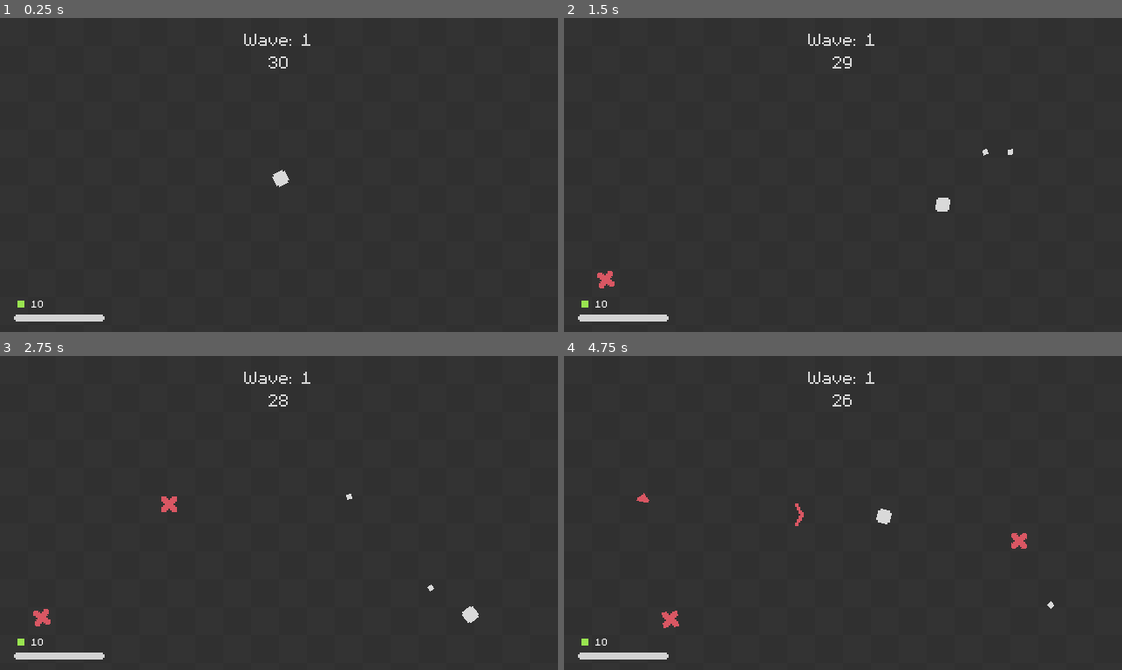
Above: before the commit, frames 1-4 (two rows, left to right).
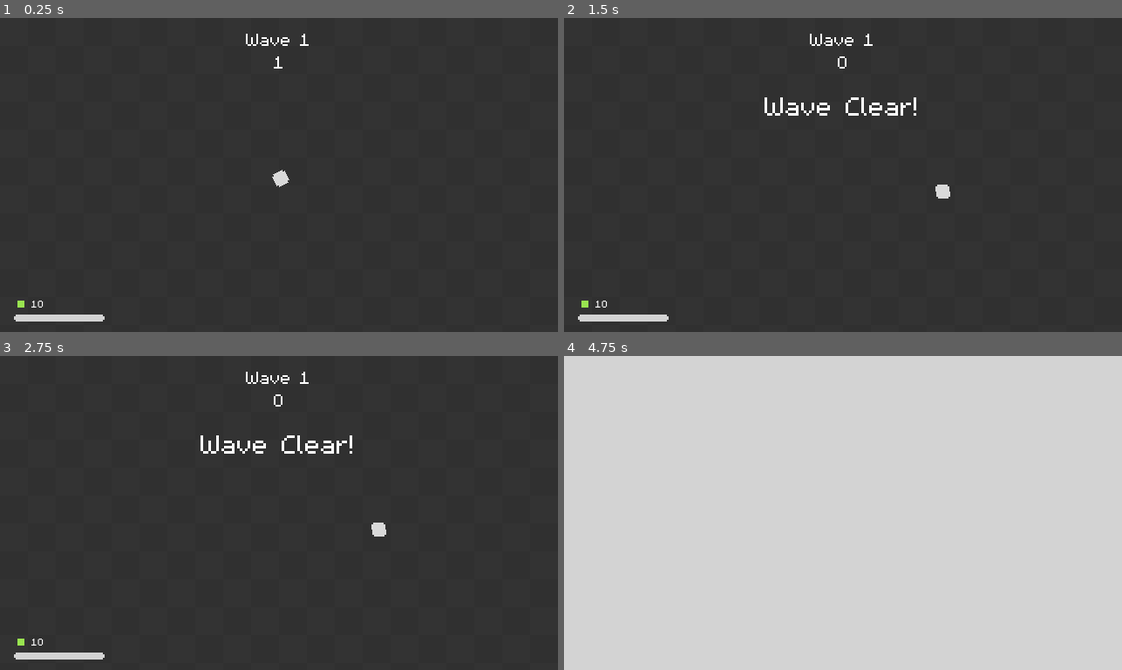
Above: after the commit, the same moments.

Repository: rchiedev/Quadratum
Game: Godot game, scene res://game/game.tscn
Two runs of this game, one before a commit and one after it. Both use one fixed random seed, a clock stepped at 60 frames per second and the inputs below.
Inputs (mouse positions are in pixels of both pictures, inside the frame that each line leads up to):
- Up to frame 1 (0.25 s): no input
- Up to frame 2 (1.5 s): tap Enter at 0.5 s; move the mouse to (965, 159) at 0.52 s; press the mouse at (965, 159) at 0.53 s; hold Right (ui_right) 0.53-1.28 s; move the mouse to (731, 190) at 1.27 s; release the mouse at (731, 190) at 1.28 s; hold Down (ui_down) from 1.28 s (still down); click (731, 190) at 1.35 s
- Up to frame 3 (2.75 s): move the mouse to (334, 443) at 2.02 s; release Down (ui_down) at 2.03 s; press the mouse at (334, 443) at 2.03 s; hold Right (ui_right) from 2.03 s (still down)
- Up to frame 4 (4.75 s): move the mouse to (815, 575) at 2.77 s; release Right (ui_right) at 2.78 s; release the mouse at (815, 575) at 2.78 s; hold Up (ui_up) 2.78-3.53 s; click (815, 575) at 2.85 s; move the mouse to (1010, 560) at 3.52 s; press the mouse at (1010, 560) at 3.53 s; hold Left (ui_left) from 3.53 s (still down); move the mouse to (675, 465) at 4.27 s; release the mouse at (675, 465) at 4.28 s; click (675, 465) at 4.35 s

The runs differ from the first frame. In frame 1, 0.3% of the frame differs, in the area x 43-56%, y 5-17%; in frame 2, 1.1%; in frame 3, 1.2%; in frame 4, 99%, in the area x 0-100%, y 0-100%.

Commit message:
Day 6.1
Added more upgrades, fixing upgrade systems, change enemy balancing

Diff:
--- a/autoloads/game_manager.gd
+++ b/autoloads/game_manager.gd
@@ -3,6 +3,7 @@
 @export var silver_upgrades : Array[Upgrade]
 @export var gold_upgrades : Array[Upgrade]
 @export var prismatic_upgrades : Array[Upgrade]
+@export var enemy_list : Array[PackedScene]
 
 var wave : int = 1
 var gems : int = 10
@@ -16,9 +17,13 @@
 	gems = 10
 	upgrades = {}
 
+func get_enemy():
+	var max_index = clamp(wave - 1, 0, enemy_list.size())
+	var random_index = randi_range(0, max_index)
+	return enemy_list[random_index]
+
 func get_upgrade():
 	var x = randi_range(1, 100)
-	print("chance: ", x)
 
 	var silver_chance = 90
 	var gold_chance = 100
@@ -39,6 +44,9 @@
 		silver_chance = 30
 		gold_chance = 90
 
+	#silver_chance = 33
+	#gold_chance = 33
+
 	if x <= silver_chance:
 		return silver_upgrades.pick_random()
 	elif x <= gold_chance:
--- a/autoloads/game_manager.tscn
+++ b/autoloads/game_manager.tscn
@@ -1,12 +1,26 @@
-[gd_scene load_steps=5 format=3 uid="uid://c3y1midygak58"]
+[gd_scene load_steps=18 format=3 uid="uid://c3y1midygak58"]
 
 [ext_resource type="Script" path="res://autoloads/game_manager.gd" id="1_lt5wu"]
 [ext_resource type="Resource" uid="uid://ckcxutapenn52" path="res://upgrades/rune_of_cycle1.tres" id="2_l7bc8"]
+[ext_resource type="Resource" uid="uid://c1y7sav3knq2w" path="res://upgrades/rune_of_haste1.tres" id="3_kdq3c"]
 [ext_resource type="Resource" uid="uid://caequ15rbctdp" path="res://upgrades/rune_of_cycle2.tres" id="3_xh1n7"]
+[ext_resource type="Resource" uid="uid://kee7syw7vqys" path="res://upgrades/rune_of_might1.tres" id="4_fsqra"]
 [ext_resource type="Resource" uid="uid://cmqrjo5l27tme" path="res://upgrades/rune_of_cycle3.tres" id="4_xw70r"]
+[ext_resource type="Resource" uid="uid://dw07lb2e38sb5" path="res://upgrades/rune_of_haste2.tres" id="5_1t0xg"]
+[ext_resource type="Resource" uid="uid://bl2pb8128rmm8" path="res://upgrades/rune_of_gunpower1.tres" id="5_uplex"]
+[ext_resource type="Resource" uid="uid://del6d7ppsa54x" path="res://upgrades/rune_of_might2.tres" id="7_kjafy"]
+[ext_resource type="Resource" uid="uid://dn01dloigcv0t" path="res://upgrades/rune_of_haste3.tres" id="7_rehhx"]
+[ext_resource type="Resource" uid="uid://c8xt5efcjeedj" path="res://upgrades/rune_of_gunpower2.tres" id="9_px5j3"]
+[ext_resource type="Resource" uid="uid://cy0pqih86cvfg" path="res://upgrades/rune_of_might3.tres" id="10_btm2v"]
+[ext_resource type="Resource" uid="uid://6ras8tp57lu1" path="res://upgrades/rune_of_gunpower3.tres" id="13_4ksor"]
+[ext_resource type="PackedScene" uid="uid://bs0djvvyb3b0e" path="res://units/enemies/1/1.tscn" id="14_4pudk"]
+[ext_resource type="PackedScene" uid="uid://cai7u1ypb8wif" path="res://units/enemies/2/2.tscn" id="15_t430s"]
+[ext_resource type="PackedScene" uid="uid://dj6kk0ubp2ccp" path="res://units/enemies/3/3.tscn" id="16_1vmv8"]
+[ext_resource type="PackedScene" uid="uid://qyqu0rqi1tlq" path="res://units/enemies/4/4.tscn" id="17_empc0"]
 
 [node name="GameManager" type="Node"]
 script = ExtResource("1_lt5wu")
-silver_upgrades = Array[Resource("res://upgrades/upgrade.gd")]([ExtResource("2_l7bc8")])
-gold_upgrades = Array[Resource("res://upgrades/upgrade.gd")]([ExtResource("3_xh1n7")])
-prismatic_upgrades = Array[Resource("res://upgrades/upgrade.gd")]([ExtResource("4_xw70r")])
+silver_upgrades = Array[Resource("res://upgrades/upgrade.gd")]([ExtResource("2_l7bc8"), ExtResource("3_kdq3c"), ExtResource("4_fsqra"), ExtResource("5_uplex")])
+gold_upgrades = Array[Resource("res://upgrades/upgrade.gd")]([ExtResource("3_xh1n7"), ExtResource("5_1t0xg"), ExtResource("7_kjafy"), ExtResource("9_px5j3")])
+prismatic_upgrades = Array[Resource("res://upgrades/upgrade.gd")]([ExtResource("4_xw70r"), ExtResource("7_rehhx"), ExtResource("10_btm2v"), ExtResource("13_4ksor")])
+enemy_list = Array[PackedScene]([ExtResource("14_4pudk"), ExtResource("15_t430s"), ExtResource("16_1vmv8"), ExtResource("17_empc0")])
--- /dev/null
+++ b/game/WaveClear.gd
@@ -0,0 +1,10 @@
+extends Label
+
+
+# Called when the node enters the scene tree for the first time.
+func _ready():
+	self.visible = false
+	SignalBus.on_wave_clear.connect(on_wave_clear)
+
+func on_wave_clear():
+	self.visible = true
--- a/game/buy_upgrade_menu.gd
+++ b/game/buy_upgrade_menu.gd
@@ -35,15 +35,12 @@
 	GameManager.gems -= refresh_cost
 
 	refresh_cost += 1
-	set_refresh_label()
 
 	if GameManager.gems - refresh_cost < 0:
 		disable_refresh()
 
-	set_gems_counter()
+	SignalBus.on_gem_spent.emit()
 	set_upgrade_cards()
-
-	print("Refreshing Shop")
 
 func set_refresh_label():
 	refresh_cost_label.text = str(refresh_cost)
--- a/game/enemy_container.gd
+++ b/game/enemy_container.gd
@@ -2,8 +2,6 @@
 
 @onready var enemy_timer = %EnemyTimer
 @onready var wave_timer = %WaveTimer
-
-@export var enemy_list : Array[PackedScene]
 
 const MARKER_SCENE = preload("res://units/marker/marker.tscn")
 
@@ -26,7 +24,7 @@
 
 	var marker = MARKER_SCENE.instantiate()
 	marker.global_position = Vector2(global_position_x, global_position_y)
-	marker.enemy_scene = enemy_list.pick_random()
+	marker.enemy_scene = GameManager.get_enemy()
 	add_child(marker)
 
 func _on_wave_timer_timeout():
--- a/game/game.tscn
+++ b/game/game.tscn
@@ -1,21 +1,18 @@
-[gd_scene load_steps=25 format=3 uid="uid://dm0773o2fnw35"]
+[gd_scene load_steps=23 format=3 uid="uid://dm0773o2fnw35"]
 
 [ext_resource type="Texture2D" uid="uid://bridvg52jj1ml" path="res://assets/Background.png" id="1_d3s83"]
 [ext_resource type="Script" path="res://game/enemy_container.gd" id="2_o2ba0"]
-[ext_resource type="PackedScene" uid="uid://bs0djvvyb3b0e" path="res://units/enemies/1/1.tscn" id="3_423yo"]
 [ext_resource type="Script" path="res://game/ProjectileContainer.gd" id="3_y65bk"]
-[ext_resource type="PackedScene" uid="uid://cai7u1ypb8wif" path="res://units/enemies/2/2.tscn" id="4_6y017"]
 [ext_resource type="PackedScene" uid="uid://ccnfhy1pju2vo" path="res://units/player/player.tscn" id="4_h8ajc"]
 [ext_resource type="Script" path="res://game/drop_container.gd" id="4_qprfs"]
 [ext_resource type="FontFile" uid="uid://dhl7e2l35ot2l" path="res://assets/m5x7.ttf" id="5_rhqd1"]
-[ext_resource type="PackedScene" uid="uid://dj6kk0ubp2ccp" path="res://units/enemies/3/3.tscn" id="6_u5e2j"]
 [ext_resource type="Texture2D" uid="uid://c273gqtikvto5" path="res://assets/HealthBar.png" id="7_bumym"]
-[ext_resource type="PackedScene" uid="uid://qyqu0rqi1tlq" path="res://units/enemies/4/4.tscn" id="7_co4u6"]
 [ext_resource type="Script" path="res://game/wave_counter.gd" id="8_cw3vb"]
 [ext_resource type="Script" path="res://game/wave_timer.gd" id="8_dhhg8"]
 [ext_resource type="Texture2D" uid="uid://c48pikke85ytx" path="res://assets/HealthBar-Progress.png" id="8_o65x0"]
 [ext_resource type="Script" path="res://game/HealthBar.gd" id="9_0eqhm"]
 [ext_resource type="Texture2D" uid="uid://bdw34d2t2drg6" path="res://assets/Gem.png" id="13_31xbq"]
+[ext_resource type="Script" path="res://game/WaveClear.gd" id="14_283eb"]
 [ext_resource type="Script" path="res://game/gem_counter.gd" id="14_u7bm7"]
 
 [sub_resource type="RectangleShape2D" id="RectangleShape2D_jhosp"]
@@ -24,11 +21,11 @@
 [sub_resource type="RectangleShape2D" id="RectangleShape2D_2phw0"]
 size = Vector2(20, 220)
 
-[sub_resource type="Theme" id="Theme_ljycn"]
-default_font = ExtResource("5_rhqd1")
+[sub_resource type="LabelSettings" id="LabelSettings_mw6i7"]
+font = ExtResource("5_rhqd1")
 
-[sub_resource type="Theme" id="Theme_6tvcu"]
-default_font = ExtResource("5_rhqd1")
+[sub_resource type="LabelSettings" id="LabelSettings_nuxsu"]
+font = ExtResource("5_rhqd1")
 
 [sub_resource type="Animation" id="Animation_lbvnm"]
 resource_name = "shake"
@@ -54,6 +51,10 @@
 [sub_resource type="LabelSettings" id="LabelSettings_uwvs1"]
 font = ExtResource("5_rhqd1")
 font_size = 9
+
+[sub_resource type="LabelSettings" id="LabelSettings_jo8kj"]
+font = ExtResource("5_rhqd1")
+font_size = 24
 
 [node name="Game" type="Node2D"]
 
@@ -98,7 +99,6 @@
 
 [node name="EnemyContainer" type="Node2D" parent="."]
 script = ExtResource("2_o2ba0")
-enemy_list = Array[PackedScene]([ExtResource("3_423yo"), ExtResource("4_6y017"), ExtResource("6_u5e2j"), ExtResource("7_co4u6")])
 
 [node name="EnemyTimer" type="Timer" parent="EnemyContainer"]
 unique_name_in_owner = true
@@ -106,7 +106,7 @@
 
 [node name="WaveTimer" type="Timer" parent="EnemyContainer"]
 unique_name_in_owner = true
-wait_time = 30.4
+wait_time = 1.4
 one_shot = true
 autostart = true
 
@@ -126,9 +126,9 @@
 offset_right = 38.0
 offset_bottom = 23.0
 grow_horizontal = 2
-theme = SubResource("Theme_ljycn")
 theme_override_colors/font_color = Color(0.827451, 0.827451, 0.827451, 1)
 text = "Wave 99"
+label_settings = SubResource("LabelSettings_mw6i7")
 horizontal_alignment = 1
 vertical_alignment = 1
 script = ExtResource("8_cw3vb")
@@ -138,9 +138,9 @@
 offset_top = 13.0
 offset_right = 180.0
 offset_bottom = 36.0
-theme = SubResource("Theme_6tvcu")
 theme_override_colors/font_color = Color(0.831373, 0.831373, 0.831373, 1)
 text = "99"
+label_settings = SubResource("LabelSettings_nuxsu")
 horizontal_alignment = 1
 vertical_alignment = 1
 script = ExtResource("8_dhhg8")
@@ -181,5 +181,17 @@
 vertical_alignment = 1
 script = ExtResource("14_u7bm7")
 
+[node name="WaveClear" type="Label" parent="CanvasLayer"]
+visible = false
+offset_left = 115.0
+offset_top = 38.0
+offset_right = 205.0
+offset_bottom = 61.0
+text = "Wave Clear!"
+label_settings = SubResource("LabelSettings_jo8kj")
+horizontal_alignment = 1
+vertical_alignment = 1
+script = ExtResource("14_283eb")
+
 [connection signal="timeout" from="EnemyContainer/EnemyTimer" to="EnemyContainer" method="_on_enemy_timer_timeout"]
 [connection signal="timeout" from="EnemyContainer/WaveTimer" to="EnemyContainer" method="_on_wave_timer_timeout"]
--- a/game/upgrade_cards.tscn
+++ b/game/upgrade_cards.tscn
@@ -7,7 +7,8 @@
 [ext_resource type="Texture2D" uid="uid://bdw34d2t2drg6" path="res://assets/Gem.png" id="5_p0o3h"]
 
 [sub_resource type="LabelSettings" id="LabelSettings_y35t7"]
-font_size = 6
+font = ExtResource("2_hpg1i")
+font_size = 8
 font_color = Color(0.137255, 0.137255, 0.137255, 1)
 
 [sub_resource type="LabelSettings" id="LabelSettings_lr2mf"]
@@ -35,26 +36,29 @@
 [node name="Name" type="Label" parent="."]
 unique_name_in_owner = true
 layout_mode = 0
-offset_left = 7.0
-offset_top = 34.0
-offset_right = 54.0
-offset_bottom = 43.0
-text = "Rune of Cycle III"
+offset_left = 4.0
+offset_top = 23.0
+offset_right = 55.0
+offset_bottom = 40.0
+text = "Rune of Gunpower III"
 label_settings = SubResource("LabelSettings_y35t7")
+horizontal_alignment = 1
+autowrap_mode = 2
 
 [node name="Description" type="Label" parent="."]
 unique_name_in_owner = true
 layout_mode = 0
 offset_left = 3.0
-offset_top = 49.0
+offset_top = 47.0
 offset_right = 56.0
-offset_bottom = 70.0
+offset_bottom = 71.0
 text = "Increase Attack Speed by 999%"
 label_settings = SubResource("LabelSettings_lr2mf")
 horizontal_alignment = 1
 autowrap_mode = 2
 
 [node name="GemImage" type="TextureRect" parent="."]
+layout_mode = 0
 offset_left = 24.0
 offset_top = 79.0
 offset_right = 27.0
@@ -64,6 +68,7 @@
 
 [node name="Price" type="Label" parent="."]
 unique_name_in_owner = true
+layout_mode = 0
 offset_left = 31.0
 offset_top = 75.0
 offset_right = 36.0
--- a/game/wave_counter.gd
+++ b/game/wave_counter.gd
@@ -3,4 +3,4 @@
 
 # Called when the node enters the scene tree for the first time.
 func _ready():
-	self.text = "Wave: " + str(GameManager.wave)
+	self.text = "Wave " + str(GameManager.wave)
--- a/units/enemies/enemy.gd
+++ b/units/enemies/enemy.gd
@@ -18,6 +18,7 @@
 var direction : Vector2
 
 func _ready():
+	max_health = max_health + (GameManager.wave * 2.5)
 	health = max_health
 	damage = damage + GameManager.wave
 
@@ -35,9 +36,9 @@
 	damaged_particle.restart()
 	damaged_particle.emitting = true
 
-func take_damage():
+func take_damage(value : float):
 	emit_particle()
-	health -= 10.0
+	health -= value
 
 	if health <= 0.0:
 		SignalBus.on_enemy_death.emit(self.global_position, self.gem_qty)
--- a/units/player/player.gd
+++ b/units/player/player.gd
@@ -25,6 +25,9 @@
 	health = max_health
 	SignalBus.on_hp_changed.emit(health, max_health)
 	SignalBus.on_wave_clear.connect(disable_movement)
+
+	var bonus_mspd = GameManager.upgrades["mspd"] if GameManager.upgrades.has("mspd") else 0
+	mspd = clamp(mspd * (1.0 + (bonus_mspd /100.0)), 0.1, 500.0)
 
 func _physics_process(_delta):
 	if not is_dead and can_move:
--- a/units/player/player.tscn
+++ b/units/player/player.tscn
@@ -8,7 +8,7 @@
 size = Vector2(6, 6)
 
 [sub_resource type="CircleShape2D" id="CircleShape2D_20xth"]
-radius = 16.0
+radius = 20.0
 
 [sub_resource type="ParticleProcessMaterial" id="ParticleProcessMaterial_taawa"]
 lifetime_randomness = 0.5
@@ -35,6 +35,7 @@
 [node name="CollectionArea" type="Area2D" parent="."]
 collision_layer = 0
 collision_mask = 32
+monitorable = false
 
 [node name="CollisionShape2D" type="CollisionShape2D" parent="CollectionArea"]
 shape = SubResource("CircleShape2D_20xth")
--- a/units/player/player_bullet.gd
+++ b/units/player/player_bullet.gd
@@ -4,10 +4,13 @@
 
 var direction : Vector2
 
+var damage : float = 10.0
 var can_damage : bool = true
 
 func _ready():
-	pass
+	var bonus_flat_dmg = GameManager.upgrades["flat_dmg"] if GameManager.upgrades.has("flat_dmg") else 0
+	var bonus_dmg = GameManager.upgrades["dmg"] if GameManager.upgrades.has("dmg") else 0
+	damage = clamp((damage + bonus_flat_dmg) * (1.0 + (bonus_dmg /100.0)), 1.0, 9999.0)
 
 # Called every frame. 'delta' is the elapsed time since the previous frame.
 func _process(delta):
@@ -20,5 +23,5 @@
 func _on_hitbox_body_entered(body):
 	if body is Enemy and can_damage:
 		can_damage = false
-		body.take_damage()
+		body.take_damage(damage)
 		self.queue_free()
--- /dev/null
+++ b/upgrades/rune_of_gunpower1.tres
@@ -0,0 +1,12 @@
+[gd_resource type="Resource" script_class="Upgrade" load_steps=2 format=3 uid="uid://bl2pb8128rmm8"]
+
+[ext_resource type="Script" path="res://upgrades/upgrade.gd" id="1_8yn7j"]
+
+[resource]
+script = ExtResource("1_8yn7j")
+id = "flat_dmg"
+name = "Rune of Gunpower I"
+description = "Increase Damage by 1"
+rarity = 0
+operator = 0
+value = 1.0
--- /dev/null
+++ b/upgrades/rune_of_gunpower2.tres
@@ -0,0 +1,12 @@
+[gd_resource type="Resource" script_class="Upgrade" load_steps=2 format=3 uid="uid://c8xt5efcjeedj"]
+
+[ext_resource type="Script" path="res://upgrades/upgrade.gd" id="1_vmw0u"]
+
+[resource]
+script = ExtResource("1_vmw0u")
+id = "flat_dmg"
+name = "Rune of Gunpower II"
+description = "Increase Damage by 3"
+rarity = 1
+operator = 0
+value = 3.0
--- /dev/null
+++ b/upgrades/rune_of_gunpower3.tres
@@ -0,0 +1,12 @@
+[gd_resource type="Resource" script_class="Upgrade" load_steps=2 format=3 uid="uid://6ras8tp57lu1"]
+
+[ext_resource type="Script" path="res://upgrades/upgrade.gd" id="1_dgbcv"]
+
+[resource]
+script = ExtResource("1_dgbcv")
+id = "flat_dmg"
+name = "Rune of Gunpower III"
+description = "Increase Damage by 7"
+rarity = 2
+operator = 0
+value = 7.0
--- /dev/null
+++ b/upgrades/rune_of_haste1.tres
@@ -0,0 +1,12 @@
+[gd_resource type="Resource" script_class="Upgrade" load_steps=2 format=3 uid="uid://c1y7sav3knq2w"]
+
+[ext_resource type="Script" path="res://upgrades/upgrade.gd" id="1_dvvoh"]
+
+[resource]
+script = ExtResource("1_dvvoh")
+id = "mspd"
+name = "Rune of Haste I"
+description = "Increase Movement Speed by 4%"
+rarity = 0
+operator = 0
+value = 4.0
--- /dev/null
+++ b/upgrades/rune_of_haste2.tres
@@ -0,0 +1,12 @@
+[gd_resource type="Resource" script_class="Upgrade" load_steps=2 format=3 uid="uid://dw07lb2e38sb5"]
+
+[ext_resource type="Script" path="res://upgrades/upgrade.gd" id="1_b3ijt"]
+
+[resource]
+script = ExtResource("1_b3ijt")
+id = "mspd"
+name = "Rune of Haste II"
+description = "Increase Movement Speed by 8%"
+rarity = 1
+operator = 0
+value = 8.0
--- /dev/null
+++ b/upgrades/rune_of_haste3.tres
@@ -0,0 +1,12 @@
+[gd_resource type="Resource" script_class="Upgrade" load_steps=2 format=3 uid="uid://dn01dloigcv0t"]
+
+[ext_resource type="Script" path="res://upgrades/upgrade.gd" id="1_pxhqu"]
+
+[resource]
+script = ExtResource("1_pxhqu")
+id = "mspd"
+name = "Rune of Haste III"
+description = "Increase Movement Speed by 15%"
+rarity = 1
+operator = 0
+value = 15.0
--- /dev/null
+++ b/upgrades/rune_of_might1.tres
@@ -0,0 +1,12 @@
+[gd_resource type="Resource" script_class="Upgrade" load_steps=2 format=3 uid="uid://kee7syw7vqys"]
+
+[ext_resource type="Script" path="res://upgrades/upgrade.gd" id="1_cjbjh"]
+
+[resource]
+script = ExtResource("1_cjbjh")
+id = "dmg"
+name = "Rune of Might I"
+description = "Increase Damage by 5%"
+rarity = 0
+operator = 0
+value = 5.0
--- /dev/null
+++ b/upgrades/rune_of_might2.tres
@@ -0,0 +1,12 @@
+[gd_resource type="Resource" script_class="Upgrade" load_steps=2 format=3 uid="uid://del6d7ppsa54x"]
+
+[ext_resource type="Script" path="res://upgrades/upgrade.gd" id="1_i6a4w"]
+
+[resource]
+script = ExtResource("1_i6a4w")
+id = "dmg"
+name = "Rune of Might II"
+description = "Increase Damage by 10%"
+rarity = 1
+operator = 0
+value = 10.0
--- /dev/null
+++ b/upgrades/rune_of_might3.tres
@@ -0,0 +1,12 @@
+[gd_resource type="Resource" script_class="Upgrade" load_steps=2 format=3 uid="uid://cy0pqih86cvfg"]
+
+[ext_resource type="Script" path="res://upgrades/upgrade.gd" id="1_tvqc8"]
+
+[resource]
+script = ExtResource("1_tvqc8")
+id = "dmg"
+name = "Rune of Might III"
+description = "Increase Damage by 20%"
+rarity = 2
+operator = 0
+value = 20.0
Binary file changed: assets/Card-Upgrade1.png
Binary file changed: assets/Card-Upgrade2.png
Binary file changed: assets/Card-Upgrade3.png
